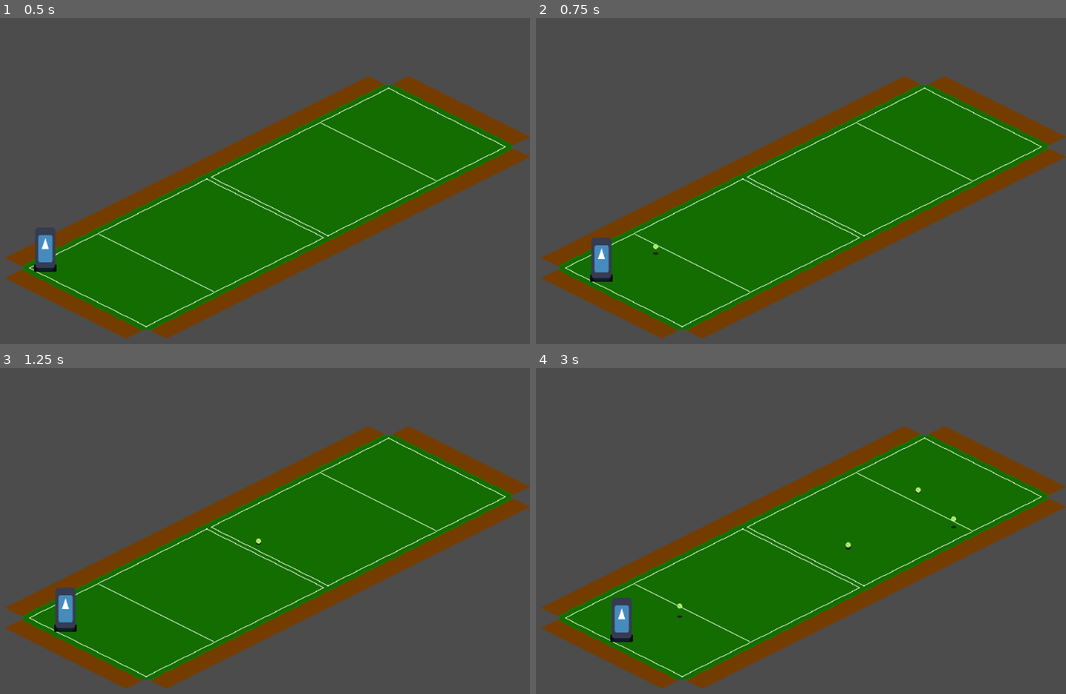
Above: before the commit, frames 1-4 (two rows, left to right).
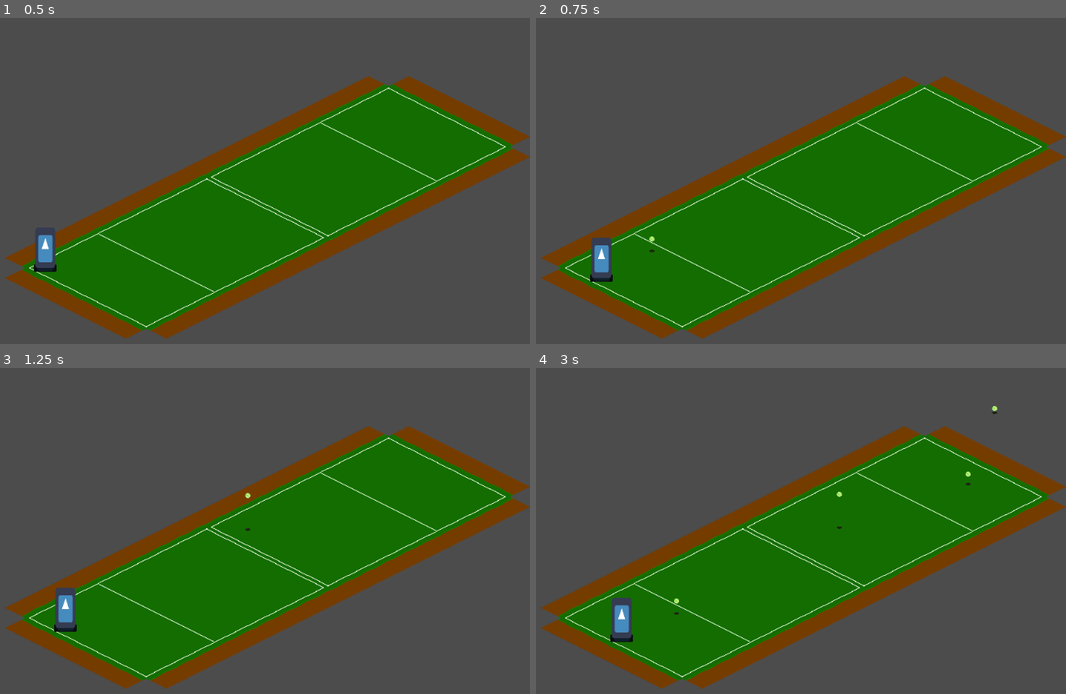
Above: after the commit, the same moments.

Repository: flarkminator/HF_01
Game: Godot game, scene res://Scenes/TestMap.tscn
Same seed, same stepped clock (60 frames per second), same inputs: the game is played once before the commit and once after it. The engine's default icon, where the game draws it, is replaced by a stand-in: a white triangle on a blue panel in a dark square.
Inputs:
- Up to frame 1 (0.5 s): no input
- Up to frame 2 (0.75 s): tap Enter at 0.5 s; hold Right (ui_right) from 0.53 s (still down); tap A (ui_spawnball) at 0.6 s
- Up to frame 3 (1.25 s): keep holding Right (ui_right)
- Up to frame 4 (3 s): tap Space at 1.25 s; release Right (ui_right) at 1.28 s; hold Down (ui_down) 1.28-2.03 s; tap A (ui_spawnball) at 1.35, 2.1, 2.85 s; hold Right (ui_right) 2.03-2.78 s; tap Enter at 2.75 s; hold Up (ui_up) from 2.78 s (still down)

Frame 1 is identical in both runs. In frame 2, less than 0.1% of the frame differs, in the area x 21-24%, y 66-73%; in frame 3, less than 0.1%; in frame 4, 0.2%, in the area x 26-88%, y 11-77%.

Commit message:
Lift forces are now being handled by the ball. Time to add some UI elements to the game!

Diff:
--- a/Scripts/Player.gd
+++ b/Scripts/Player.gd
@@ -25,8 +25,8 @@
 	if Input.is_action_just_pressed("ui_left"):
 		move_by(Vector2(0, -1))
 	if Input.is_action_just_pressed("ui_spawnball"):
-		launch_yaw = deg2rad(rand_range(-0,10))
-		launch_pitch = deg2rad(rand_range(5,15))
+		launch_yaw = deg2rad(rand_range(-5,5))
+		launch_pitch = deg2rad(rand_range(10,10))
 		launch_power = 30
 		var launch_vector = Vector3(
 				cos(launch_yaw) * cos(launch_pitch),
--- a/Scripts/TennisBall.gd
+++ b/Scripts/TennisBall.gd
@@ -12,7 +12,6 @@
 var acceleration = Vector3(0,0,0)
 var polar_pitch = 0
 var polar_yaw = 0
-var previous_delta = Vector3(0,0,0)
 var ball_height_offset = -3
 var ball_height = 0.0
 var time_in_air = 0.0
@@ -60,7 +59,6 @@
 # Before it does anything, though, it must see if the ball has bounced.
 # If the ball has "bounced" then it adjusts the velocity accordingly.
 func move_ball(delta_time):
-	previous_delta = velocity * delta_time
 	set_ball_height(velocity.z * delta_time)
 	var meters_in_pixels = Global.MeterToPixel(velocity)
 	position.x += meters_in_pixels.x * delta_time
@@ -80,12 +78,6 @@
 	else:
 		$Ball_Regular.frame = 0
 
-
-#var launch_vector = Vector3(
-#		cos(launch_pitch)*cos(launch_yaw),
-#		cos(launch_pitch)*sin(launch_yaw),
-#		sin(launch_pitch)
-#		) * launch_power
 
 # We update the velocity by a fraction of the acceleration. To do this we have to first calculate the acceleration
 # which is based upon the drag forces of the ball in flight. This is determiend by it's angular rotation (lift)
@@ -109,12 +101,15 @@
 			drag_scalar * sin(drag_angle_pitch)
 			)
 
-#	var acceleration = Vector3(
-#			drag_scalar * cos(drag_angle) + lift_scalar * cos(lift_angle),     # Acceleration in the X direction (down court)
-#			0,     # Y direction
-#			drag_scalar * sin(drag_angle) + lift_scalar * sin(lift_angle))     # Z direction (up)
+	var acceleration_from_lift = Vector3(
+			lift_scalar * cos(lift_angle_pitch) + lift_scalar * cos(lift_angle_yaw),
+			lift_scalar * sin(lift_angle_yaw),
+			lift_scalar * sin(lift_angle_pitch)
+			)
+
 	accelaration_from_drag = accelaration_from_drag / mass
-	acceleration = accelaration_from_drag
+	acceleration_from_lift = acceleration_from_lift / mass
+	acceleration = accelaration_from_drag + acceleration_from_lift
 	acceleration.z = acceleration.z + Global.Gravity
 	velocity = velocity + acceleration * delta_time
 	if Global.is_vector_close_to_zero(velocity):
@@ -122,14 +117,10 @@
 
 
 
-# flight angle = arctan (change in y / change in x)
+# Uses the arctangent to determine our angles of flight with the current velocity
 func calculate_flight_angle():
-	if previous_delta.x == 0:
-		polar_pitch = PI/2 - atan2(sqrt(pow(velocity.x,2) + pow(velocity.y,2)), velocity.z)
-		polar_yaw = atan2(velocity.y, velocity.x)
-	else:
-		polar_pitch = PI/2 - atan2(sqrt(pow(previous_delta.x,2) + pow(previous_delta.y,2)), previous_delta.z)
-		polar_yaw = atan2(previous_delta.y, previous_delta.x)
+	polar_pitch = PI/2 - atan2(sqrt(pow(velocity.x,2) + pow(velocity.y,2)), velocity.z)
+	polar_yaw = atan2(velocity.y, velocity.x)
 
 
 func get_drag_coefficient() -> float:
--- a/Scripts/TestMap.gd
+++ b/Scripts/TestMap.gd
@@ -23,4 +23,5 @@
 	new_tennis_ball.position = location
 	new_tennis_ball.velocity = direction
 	new_tennis_ball.reset_ball_height_to(0)
+	new_tennis_ball.is_top_spin = true if( randi() % 2 == 0 ) else false
 	add_child(new_tennis_ball)
